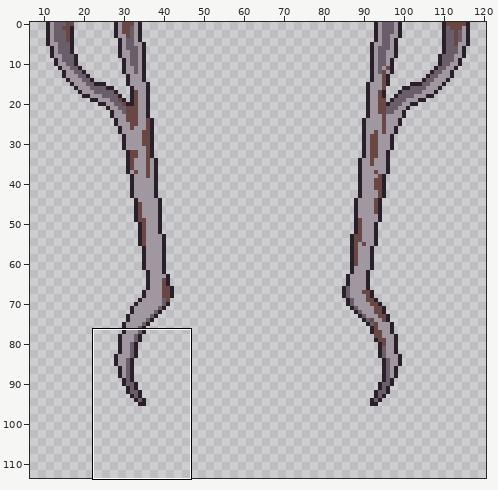
A pixel-art file gets an edit: Assets/Sprites/ElevatorBody/Legs.aseprite. Above, an overview of the earlier version with the close-up marked.
Close-up. Earlier state:
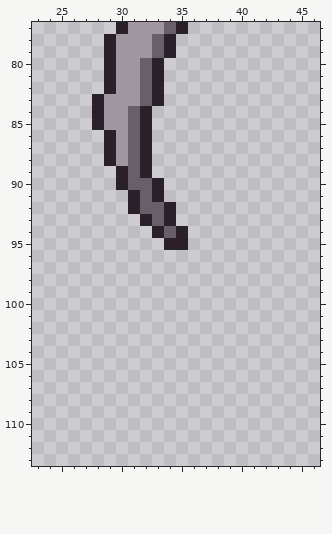
128x128 pixels, 1 frame. Shown: x 23..46, y 77..113. The wide view leaves out empty margins. The commit also changed other parts of the picture, which this record leaves out.
The result:
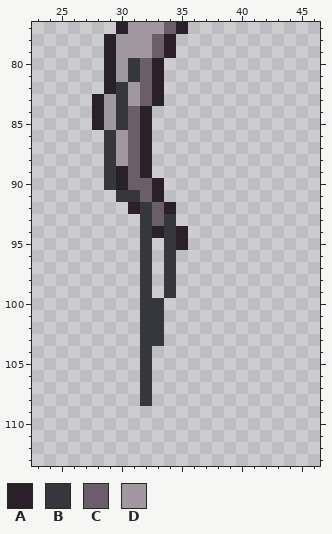
Palette (. is transparent): A #2a202a  B #36373d  C #6b5e6b  D #a097a1
What changed:
layer "OilAlgea" added
Layer "OilAlgea":
y 80..81: x 31 D -> B
y 82..85: x 30 D -> B
y 86..88: x 29 A -> B
y 89..90: x 29 . -> B
y 91: x 30..31 .A -> BB
y 92: x 32 C -> B
y 93: x 32 A -> B; x 34 A -> B
y 94: x 32 . -> B; x 34 C -> B
y 95: x 32 . -> B; x 34 A -> B
y 96..99: x 32 . -> B; x 34 . -> B
y 100..103: x 32..33 .. -> BB
y 104..108: x 32 . -> B
Where, in picture pixels (left, top, right, bottom), the same in both close-ups:
changed: (104, 58, 176, 406)
